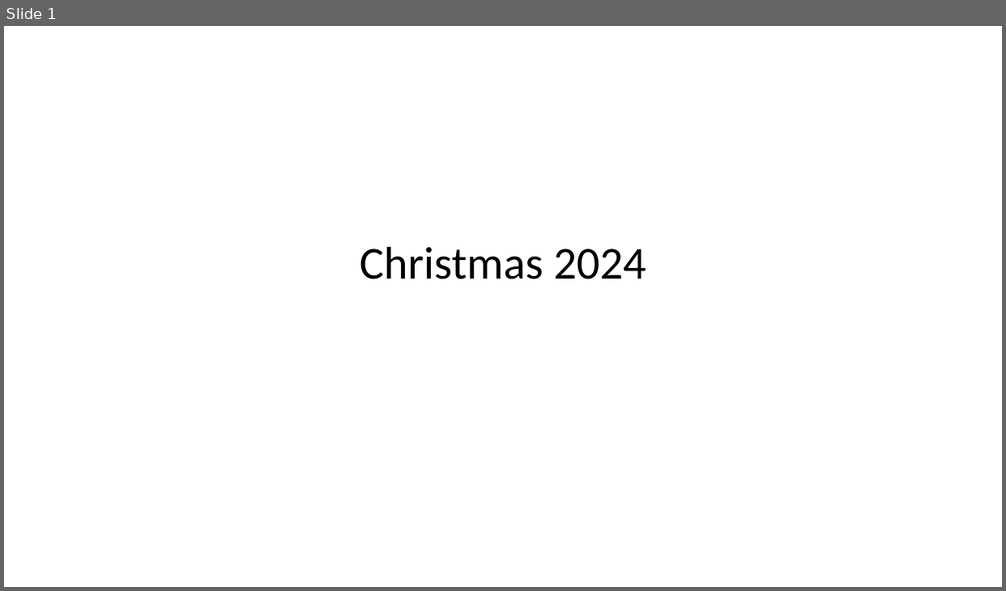
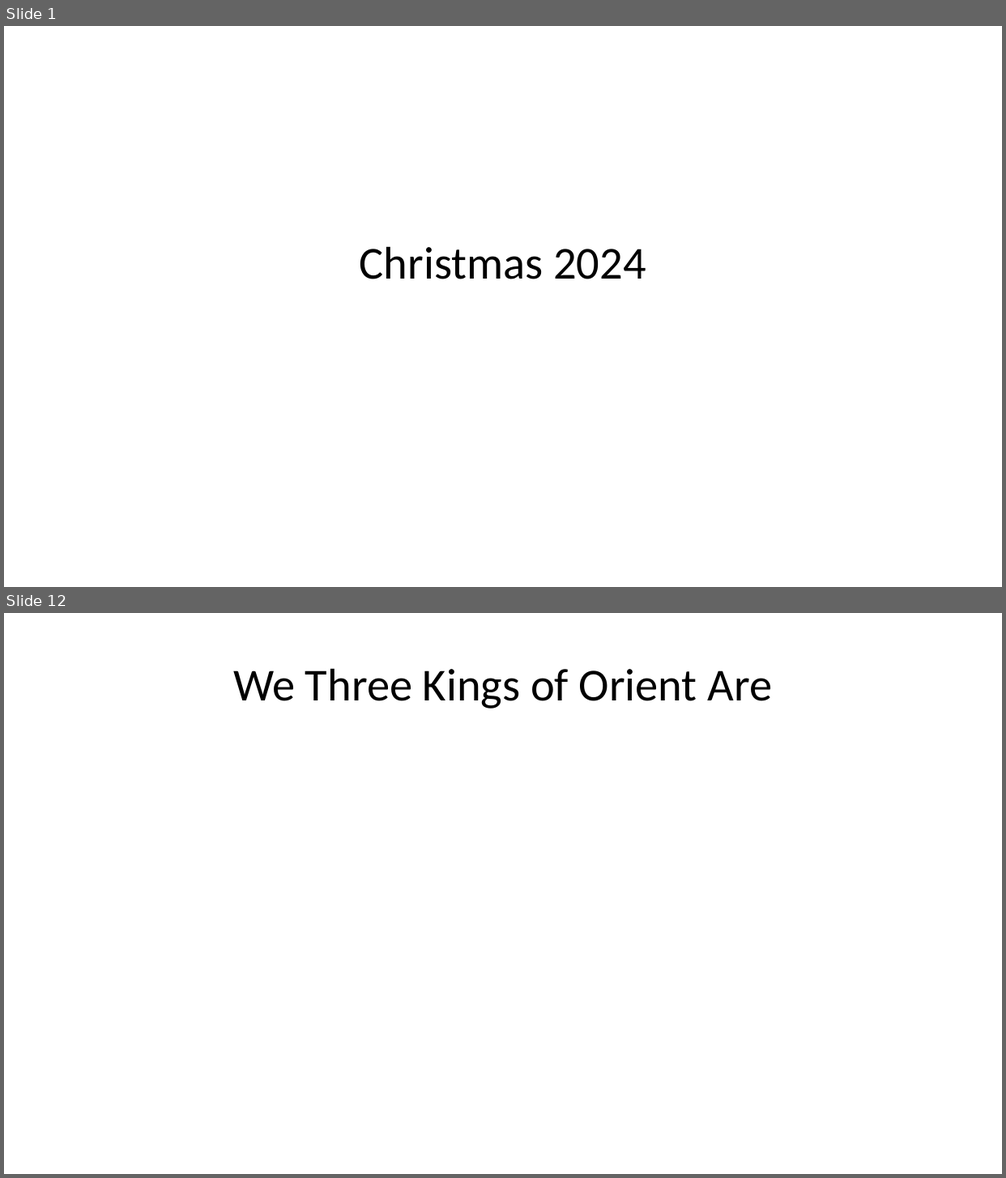
Before and after one commit to jcsalo/patient_education, a slide deck: christmas2004.pptx. Shown one above the other, each under a label of ours: slide 1 before the commit, slides 1 and 12 after it; the slides between them are not shown. The pictures are 1006x591 and 1006x1178 pixels, drawn with LibreOffice and Linux fonts; fonts in the diff are those of the drawing. Boxes give left, top, right and bottom in pixels: in the first picture for what was removed or moved away, otherwise in the second. Text is boxed around its words. In the diff, an @@ line names an element or a change of style, - is before the commit and + after.

```diff
--- a/christmas2004.pptx
+++ b/christmas2004.pptx
@@ slide 12 added at [4, 613, 1002, 1174], background #FFFFFF @@
@@ title added at [233, 668, 773, 709], 33 pt, text #000000 @@
+We Three Kings of Orient Are
```
Also in this commit, not shown: 11 other slides added, 41 other files.
